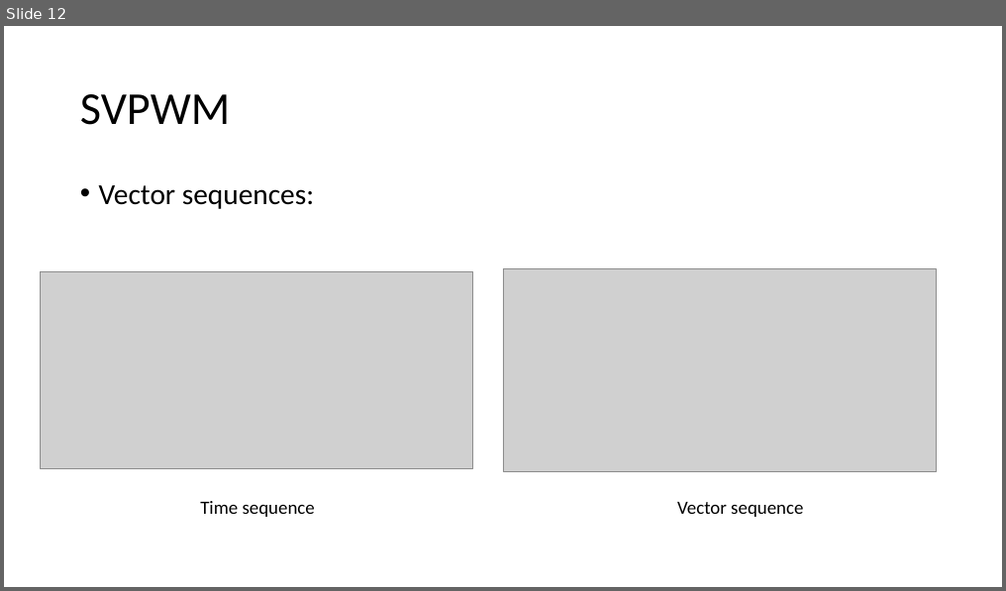
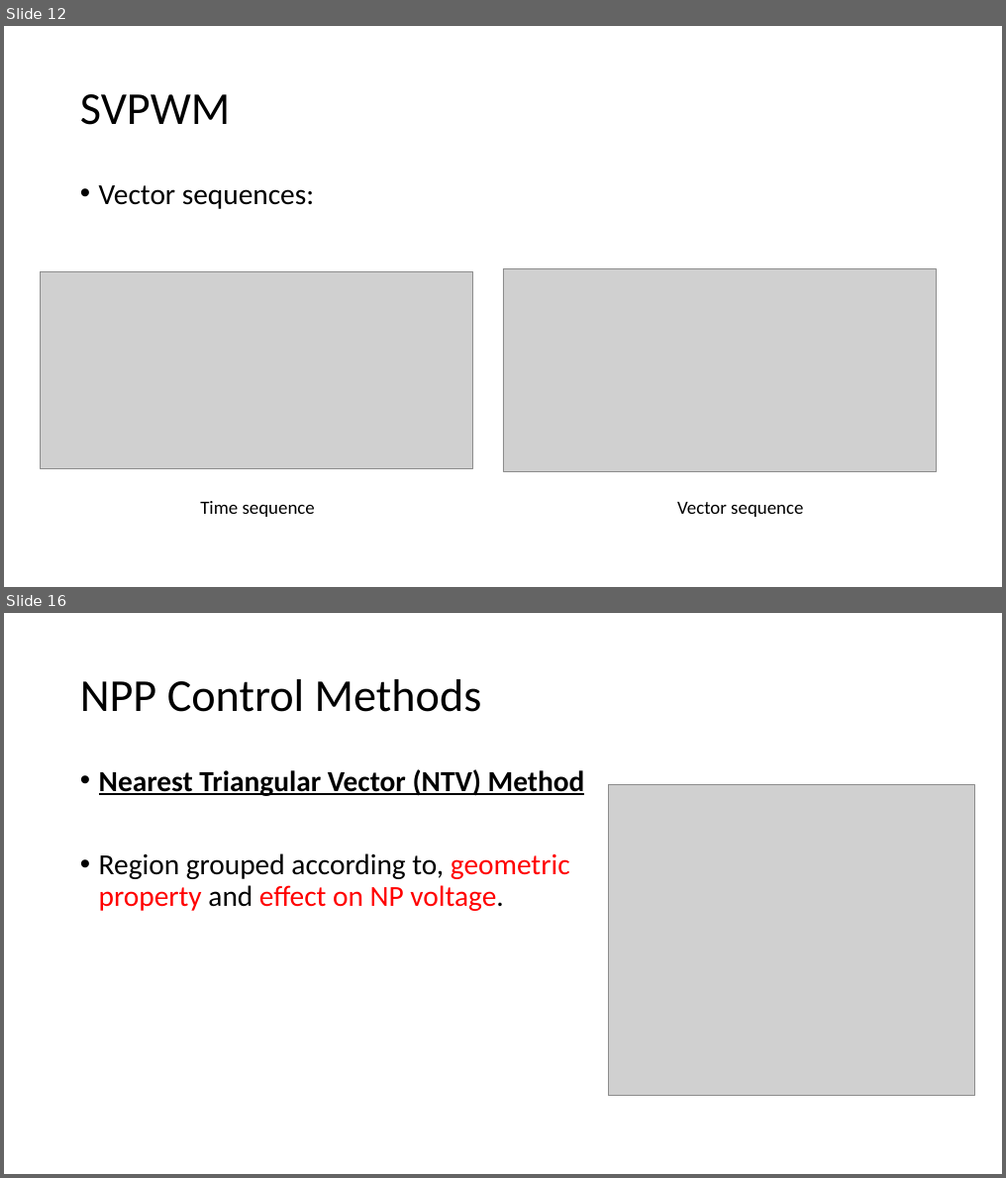
Before and after one commit to ahmetcan-akuz/Thesis, a slide deck: Reports/3-Level NPC Inverter Structure.pptx. Shown one above the other, each under a label of ours: slide 12 before the commit, slides 12 and 16 after it; the slides between them are not shown. The pictures are 1006x591 and 1006x1178 pixels, drawn with LibreOffice and Linux fonts; fonts in the diff are those of the drawing; grey boxes stand for pictures. Boxes give left, top, right and bottom in pixels: in the first picture for what was removed or moved away, otherwise in the second. Text is boxed around its words. In the diff, an @@ line names an element or a change of style, - is before the commit and + after.

Commit message:
NTV control method

```diff
--- a/Reports/3-Level NPC Inverter Structure.pptx
+++ b/Reports/3-Level NPC Inverter Structure.pptx
@@ slide 16 added at box(4, 613, 1002, 1174), background #FFFFFF @@
@@ title added at box(80, 679, 482, 712), 44 pt, text #000000 @@
+NPP Control Methods
@@ text added at box(99, 769, 585, 911), 28 pt, text #000000 @@
+• Nearest Triangular Vector (NTV) Method
+• Region grouped according to, geometric property and effect on NP voltage.
@@ picture added at box(608, 785, 975, 1096) @@
```
Also in this commit, not shown: 1 slide changed, 4 other slides added, 2 slides removed, 4 other files.
